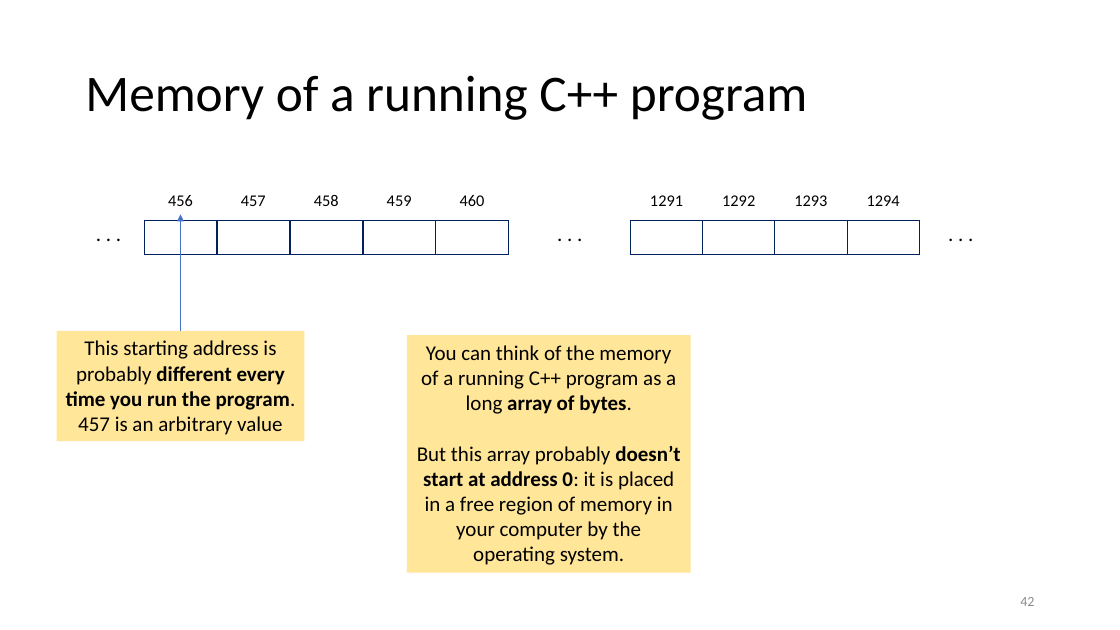
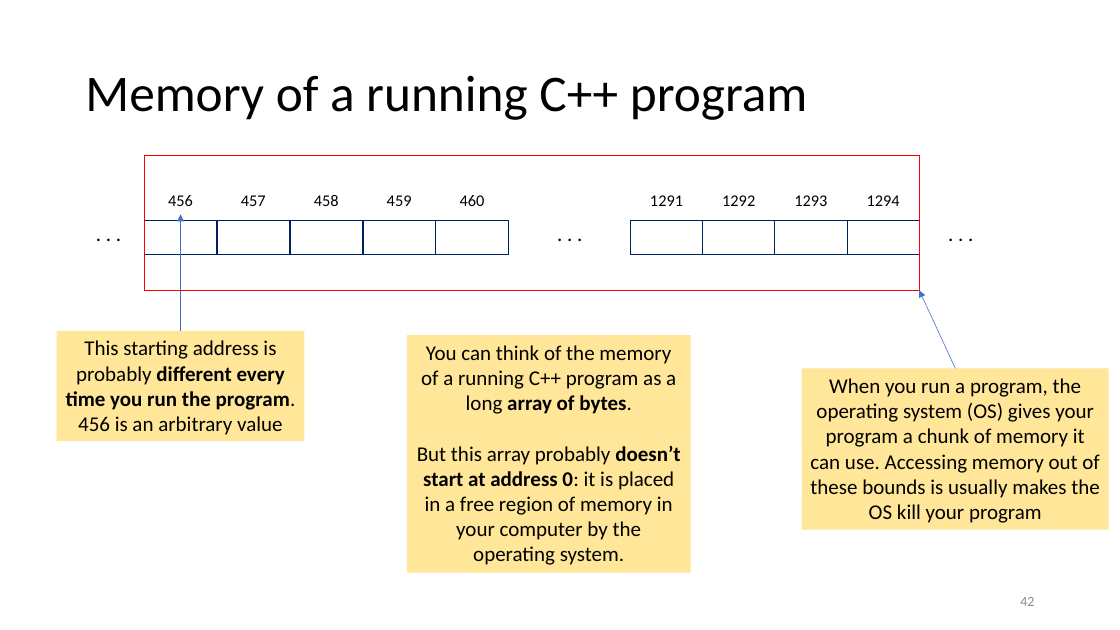
Before and after one commit to tjd1234/cmpt135spring2024, a slide deck: slide 42 of sample_code/week2/week2_cmpt135.pptx. Drawn at 1120x630 pixels with LibreOffice and Linux fonts; fonts in the diff are those of the drawing. Boxes give left, top, right and bottom in pixels: in the first picture for what was removed or moved away, otherwise in the second. Text is boxed around its words. In the diff, an @@ line names an element or a change of style, - is before the commit and + after.

```diff
--- a/sample_code/week2/week2_cmpt135.pptx
+++ b/sample_code/week2/week2_cmpt135.pptx
@@ rectangle added at (145,155,919,291), outline #FF0000 1 pt @@
@@ arrow added from (955, 369) to (919, 291), #4472C4 0.5 pt @@
@@ text in rectangle at (66,340,296,435): text changed @@
-This starting address is probably different every time you run the program. 457 is an arbitrary value
+This starting address is probably different every time you run the program. 456 is an arbitrary value
@@ rectangle added at (802,369,1109,530), fill #FFE699, 18 pt, text #000000 @@
+When you run a program, the operating system (OS) gives your program a chunk of memory it can use. Accessing memory out of these bounds is usually makes the OS kill your program
```
Also in this commit, not shown: 14 other slides changed, 1 slide added, 3 other files.
